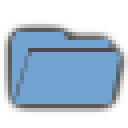
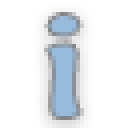
Layers edited between the first and the second 128 x 128 image:
hid group "Open" (1 layers) over [left=12, top=32, right=120, bottom=104]
showed group "Info" (4 layers) over [left=24, top=8, right=108, bottom=120]
showed "i" (4th of 4, in "Info"), painted on it over [left=48, top=16, right=80, bottom=116]
showed "Layer 52" over [left=0, top=4, right=128, bottom=128]
